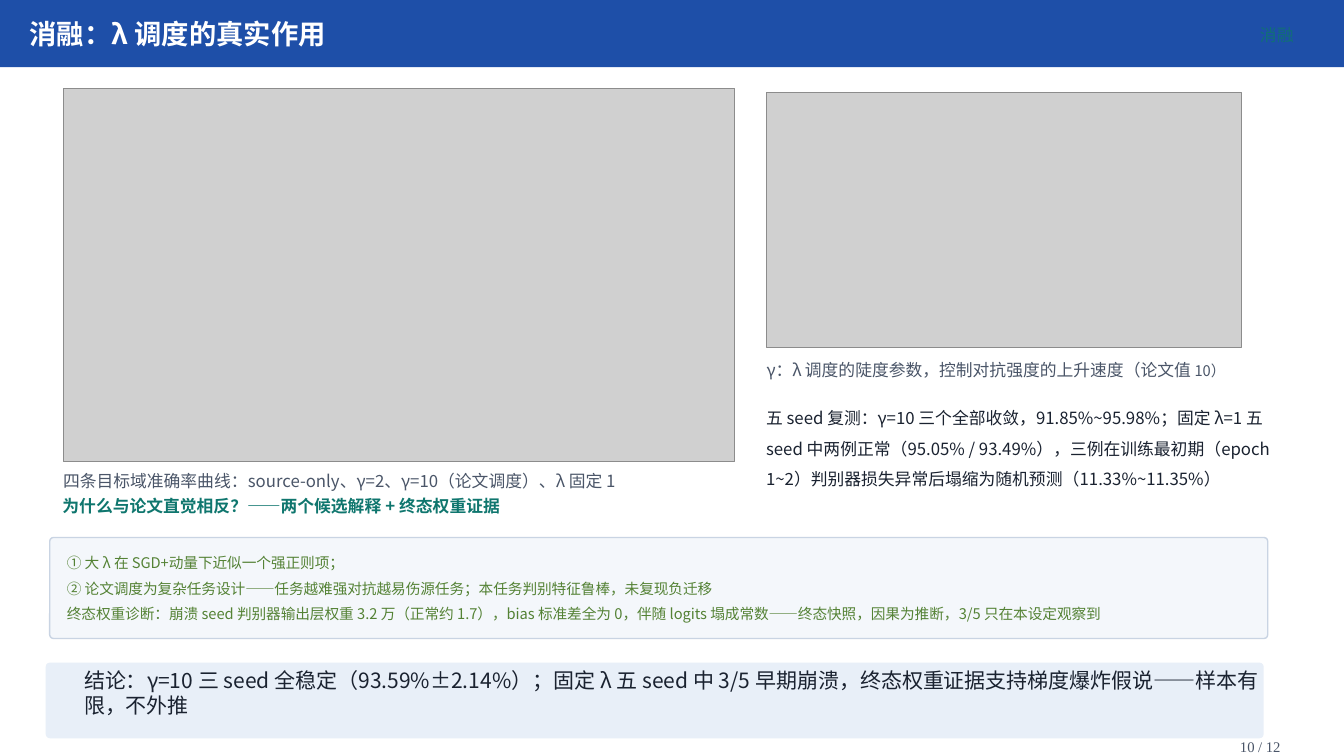
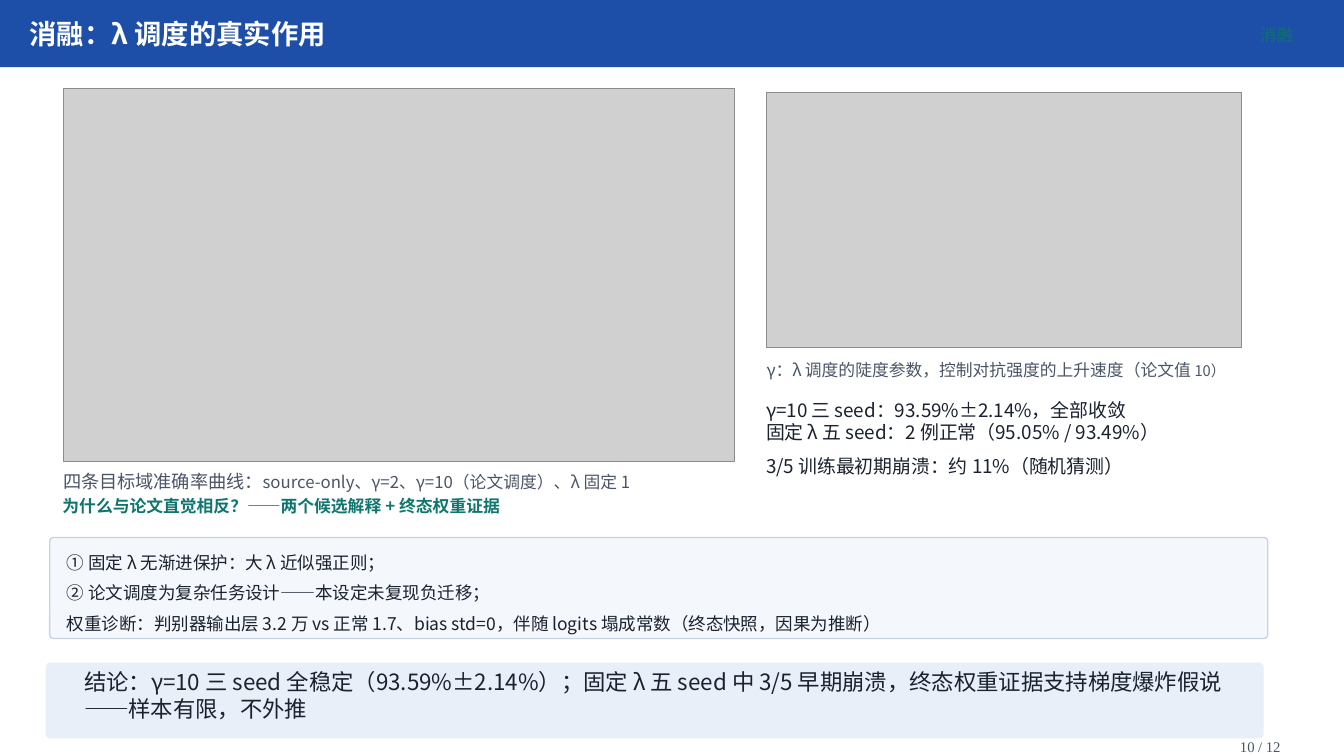
Before and after one commit to IsukaShinji/2026-fall-transfer-learning, a slide deck: slide 10 of 个人展示/汇报/DANN域自适应汇报/DANN域自适应汇报.pptx. Drawn at 1344x756 pixels with LibreOffice and Linux fonts; fonts in the diff are those of the drawing; grey boxes stand for pictures. Boxes give left, top, right and bottom in pixels: in the first picture for what was removed or moved away, otherwise in the second. Text is boxed around its words. In the diff, an @@ line names an element or a change of style, - is before the commit and + after.

Commit message:
第10页原地重排降密度：短句化+字号10.5→12.5/12→13.5/15→16pt，不拆页保12页制

```diff
--- a/个人展示/汇报/DANN域自适应汇报/DANN域自适应汇报.pptx
+++ b/个人展示/汇报/DANN域自适应汇报/DANN域自适应汇报.pptx
@@ text at (766, 401, 1159, 477): text changed; size 12 to 13.5 pt @@
-五 seed 复测：γ=10 三个全部收敛，91.85%~95.98%；固定 λ=1 五 seed 中两例正常（95.05% / 93.49%），三例在训练最初期（epoch 1~2）判别器损失异常后塌缩为随机预测（11.33%~11.35%）
+γ=10 三 seed：93.59%±2.14%，全部收敛
+固定 λ 五 seed：2 例正常（95.05% / 93.49%）
+3/5 训练最初期崩溃：约 11%（随机猜测）
@@ text "四条目标域准确率曲线：source-only、γ=2、γ=10（论文调度）、λ 固定 1" at (63, 472, 630, 492): size 12 to 13 pt in "四条目标域准确率曲线：source-only、γ=2、γ=10（论文调度）、λ" @@
@@ text at (67, 554, 881, 635): text changed; size 10.5 to 12.5 pt; text colour #548235 to #1A2230 @@
-① 大 λ 在 SGD+动量下近似一个强正则项；
-② 论文调度为复杂任务设计——任务越难强对抗越易伤源任务；本任务判别特征鲁棒，未复现负迁移
-终态权重诊断：崩溃 seed 判别器输出层权重 3.2 万（正常约 1.7），bias 标准差全为 0，伴随 logits 塌成常数——终态快照，因果为推断，3/5 只在本设定观察到
+① 固定 λ 无渐进保护：大 λ 近似强正则；
+② 论文调度为复杂任务设计——本设定未复现负迁移；
+权重诊断：判别器输出层 3.2 万 vs 正常 1.7、bias std=0，伴随 logits 塌成常数（终态快照，因果为推断）
@@ text "结论：γ=10 三 seed 全稳定（93.59%±2.14%）；固定 λ ..." at (84, 671, 1222, 719): size 15 to 16 pt @@
```
